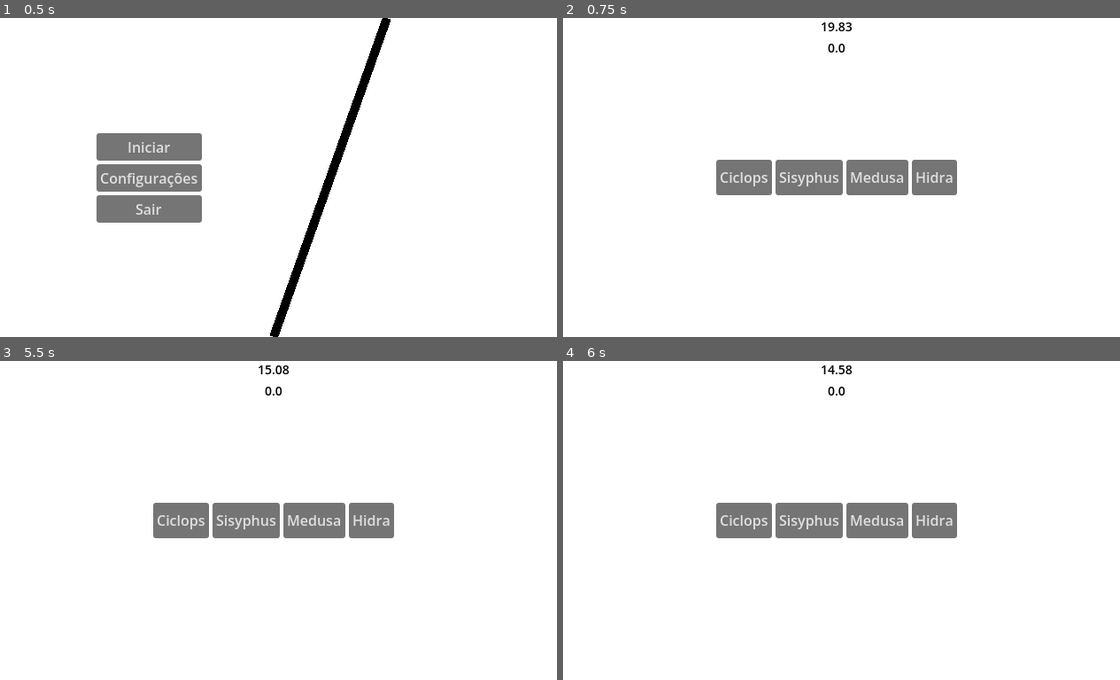
Above: before the commit, frames 1-4 (two rows, left to right).
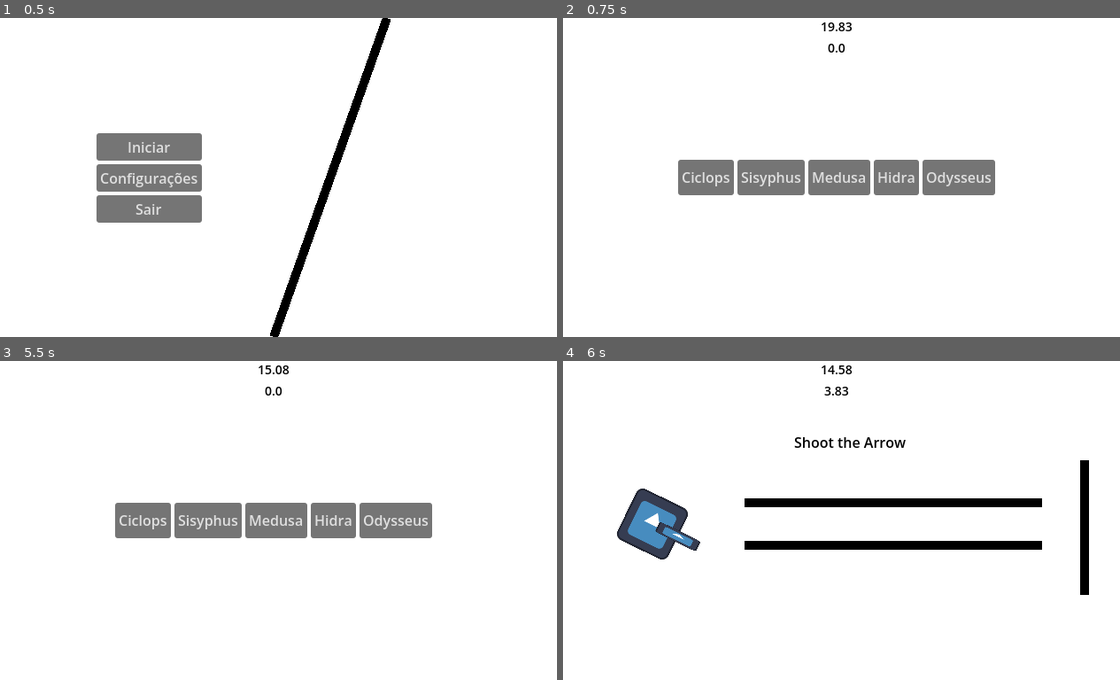
Above: after the commit, the same moments.

Repository: Magistratus-Studio/gmtk
Game: Godot game, scene res://Cenas/minigame_manager_scene.tscn
The game is run twice, just before and just after one commit, with the same random seed, the same clock (stepped at 60 frames per second) and the same inputs. The engine's default icon, where the game draws it, is replaced by a stand-in: a white triangle on a blue panel in a dark square.
Inputs (mouse positions are in pixels of both pictures, inside the frame that each line leads up to):
- Up to frame 1 (0.5 s): no input
- Up to frame 2 (0.75 s): click "Iniciar" at 0.5 s
- Up to frame 3 (5.5 s): click "Ciclops" at 1.25 s; click (272, 609) at 2 s; move the mouse to (401, 504) at 2.77 s; press the mouse at (401, 504) at 2.78 s; move the mouse to (161, 536) at 3.52 s; release the mouse at (161, 536) at 3.53 s; click (161, 536) at 3.6 s; move the mouse to (328, 450) at 4.27 s; press the mouse at (328, 450) at 4.28 s; move the mouse to (245, 584) at 5.02 s; release the mouse at (245, 584) at 5.03 s; click (245, 584) at 5.1 s
- Up to frame 4 (6 s): click (958, 520) at 5.75 s, where only the run after the commit has a clickable "Odysseus"

Frame 1 is identical in both runs. In frame 2, 2.8% of the frame differs, in the area x 20-78%, y 44-56%; in frame 3, 2.8%; in frame 4, 10%, in the area x 9-95%, y 8-74%.

Commit message:
feat: minigame arco de odisseu

Diff:
--- /dev/null
+++ b/gmtk/Cenas/Minijogos/Arco/arco_odisseu.gd
@@ -0,0 +1,46 @@
+extends MinigameBase
+
+@export var velocidade: float = 450.0
+@export var velocidade_angular: float = 2.5
+@export var odisseu: Sprite2D
+@export var flecha: Sprite2D
+@export var desafio: Node2D
+@export var limite_angular: int = 45
+
+var vitoria: bool = false
+var atirado: bool = false
+var direcao: Vector2 = Vector2.ZERO
+
+func iniciar() -> void:
+	super.iniciar()
+	vitoria = false
+
+func verificar_sucesso() -> bool:
+	if vitoria:
+		minigame_concluido.emit(true)
+		return true
+	minigame_concluido.emit(false)
+	return false
+
+func _process(delta: float) -> void:
+	if atirado:
+		flecha.global_position += direcao * velocidade * delta
+	else:
+		odisseu.rotate(velocidade_angular * delta)
+		flecha.rotate(velocidade_angular * delta)
+
+	if odisseu.rotation_degrees >= limite_angular or odisseu.rotation_degrees <= -limite_angular:
+		velocidade_angular *= -1.0
+
+func _input(event: InputEvent) -> void:
+	if event.is_action_pressed("clique_esquerdo") and not atirado:
+		atirado = true
+		direcao = Vector2.from_angle(odisseu.rotation)
+
+func _on_colisor_flecha_area_entered(area: Area2D) -> void:
+	if area.is_in_group("alvo"):
+		vitoria = true
+	set_process(false)
+
+func _on_visible_on_screen_notifier_2d_screen_exited() -> void:
+	set_process(false)
--- /dev/null
+++ b/gmtk/Cenas/Minijogos/Arco/arco_odisseu.tscn
@@ -0,0 +1,116 @@
+[gd_scene format=3 uid="uid://d3sot5xgqkdv8"]
+
+[ext_resource type="Script" uid="uid://dhl0adgqlv55h" path="res://Cenas/Minijogos/Arco/arco_odisseu.gd" id="1_e0rc7"]
+[ext_resource type="Texture2D" uid="uid://bc1ayuixxupfe" path="res://icon.svg" id="2_42602"]
+
+[sub_resource type="RectangleShape2D" id="RectangleShape2D_otrat"]
+size = Vector2(120.000015, 80.00012)
+
+[sub_resource type="LabelSettings" id="LabelSettings_ama0n"]
+font_color = Color(0, 0, 0, 1)
+
+[sub_resource type="SegmentShape2D" id="SegmentShape2D_otrat"]
+a = Vector2(600, 112)
+b = Vector2(600, 264)
+
+[sub_resource type="SegmentShape2D" id="SegmentShape2D_42602"]
+a = Vector2(216, 160)
+b = Vector2(552, 160)
+
+[sub_resource type="SegmentShape2D" id="SegmentShape2D_4mnnu"]
+a = Vector2(216, 208)
+b = Vector2(552, 208)
+
+[node name="ArcoOdisseu" type="Control" unique_id=1390438499 node_paths=PackedStringArray("odisseu", "flecha", "desafio")]
+layout_mode = 3
+anchors_preset = 15
+anchor_right = 1.0
+anchor_bottom = 1.0
+grow_horizontal = 2
+grow_vertical = 2
+script = ExtResource("1_e0rc7")
+odisseu = NodePath("Odisseu")
+flecha = NodePath("Flecha")
+desafio = NodePath("Desafio")
+metadata/_custom_type_script = "uid://brfp8a3wxvhfk"
+
+[node name="Fundo" type="ColorRect" parent="." unique_id=1421908001]
+layout_mode = 1
+anchors_preset = 15
+anchor_right = 1.0
+anchor_bottom = 1.0
+grow_horizontal = 2
+grow_vertical = 2
+
+[node name="Odisseu" type="Sprite2D" parent="." unique_id=1069948681]
+position = Vector2(112, 184)
+scale = Vector2(0.5, 0.5)
+texture = ExtResource("2_42602")
+
+[node name="Flecha" type="Sprite2D" parent="." unique_id=1680771823]
+position = Vector2(112, 184)
+scale = Vector2(0.4, 0.1)
+texture = ExtResource("2_42602")
+offset = Vector2(80, 0)
+
+[node name="VisibleOnScreenNotifier2D" type="VisibleOnScreenNotifier2D" parent="Flecha" unique_id=1705163677]
+scale = Vector2(0.99999994, 0.99999994)
+
+[node name="ColisorFlecha" type="Area2D" parent="Flecha" unique_id=1428749366]
+position = Vector2(79.99999, 0)
+collision_mask = 6
+
+[node name="CollisionShape2D" type="CollisionShape2D" parent="Flecha/ColisorFlecha" unique_id=762438496]
+scale = Vector2(0.99999934, 0.99999934)
+shape = SubResource("RectangleShape2D_otrat")
+
+[node name="Titulo" type="Label" parent="." unique_id=1171573180]
+layout_mode = 1
+anchors_preset = -1
+anchor_left = 0.425
+anchor_top = 0.22200002
+anchor_right = 0.59106255
+anchor_bottom = 0.28622222
+offset_top = 0.0799942
+offset_right = -0.2800293
+offset_bottom = -0.040000916
+text = "Shoot the Arrow"
+label_settings = SubResource("LabelSettings_ama0n")
+metadata/_edit_use_anchors_ = true
+
+[node name="Desafio" type="Node2D" parent="." unique_id=1778881472]
+
+[node name="Alvo" type="Line2D" parent="Desafio" unique_id=737125854]
+points = PackedVector2Array(600, 112, 600, 264)
+default_color = Color(0, 0, 0, 1)
+
+[node name="ColisorAlvo" type="Area2D" parent="Desafio/Alvo" unique_id=83316192 groups=["alvo"]]
+collision_layer = 2
+
+[node name="CollisionShape2D" type="CollisionShape2D" parent="Desafio/Alvo/ColisorAlvo" unique_id=1035562061]
+shape = SubResource("SegmentShape2D_otrat")
+
+[node name="Parede" type="Line2D" parent="Desafio" unique_id=451402294]
+points = PackedVector2Array(216, 160, 552, 160)
+default_color = Color(0, 0, 0, 1)
+
+[node name="ColisorParede" type="Area2D" parent="Desafio/Parede" unique_id=967631577]
+collision_layer = 2
+collision_mask = 4
+
+[node name="CollisionShape2D" type="CollisionShape2D" parent="Desafio/Parede/ColisorParede" unique_id=259400602]
+shape = SubResource("SegmentShape2D_42602")
+
+[node name="Parede2" type="Line2D" parent="Desafio" unique_id=1597012251]
+points = PackedVector2Array(216, 208, 552, 208)
+default_color = Color(0, 0, 0, 1)
+
+[node name="ColisorParede" type="Area2D" parent="Desafio/Parede2" unique_id=718740446]
+collision_layer = 2
+collision_mask = 4
+
+[node name="CollisionShape2D" type="CollisionShape2D" parent="Desafio/Parede2/ColisorParede" unique_id=802611415]
+shape = SubResource("SegmentShape2D_4mnnu")
+
+[connection signal="screen_exited" from="Flecha/VisibleOnScreenNotifier2D" to="." method="_on_visible_on_screen_notifier_2d_screen_exited"]
+[connection signal="area_entered" from="Flecha/ColisorFlecha" to="." method="_on_colisor_flecha_area_entered"]
--- a/gmtk/Cenas/Minijogos/Ciclope/ciclope.gd
+++ b/gmtk/Cenas/Minijogos/Ciclope/ciclope.gd
@@ -9,9 +9,6 @@
 var vitoria: bool = false
 var velocidade: float = 0.3
 var tween: Tween
-
-#func _ready() -> void:
-	#caminho_lanca.progress_ratio = 0.15
 
 func iniciar() -> void:
 	super.iniciar()
--- a/gmtk/Cenas/seletor_caminho.tscn
+++ b/gmtk/Cenas/seletor_caminho.tscn
@@ -5,6 +5,7 @@
 [ext_resource type="PackedScene" uid="uid://d1qeky4720sqw" path="res://Cenas/Minijogos/Sisifo/Sisifo.tscn" id="3_nc73i"]
 [ext_resource type="PackedScene" uid="uid://d2yt5lwvfw3uh" path="res://Cenas/Minijogos/Medusa/Medusa.tscn" id="4_hej73"]
 [ext_resource type="PackedScene" uid="uid://bjculms3pwg2t" path="res://Cenas/Minijogos/Hidra/hidra.tscn" id="5_y1mm1"]
+[ext_resource type="PackedScene" uid="uid://d3sot5xgqkdv8" path="res://Cenas/Minijogos/Arco/arco_odisseu.tscn" id="6_ipbtg"]
 
 [node name="SeletorCaminho" type="Control" unique_id=188329596 groups=["seletor"]]
 layout_mode = 3
@@ -18,6 +19,7 @@
 ciclope = ExtResource("3_hej73")
 medusa = ExtResource("4_hej73")
 hidra = ExtResource("5_y1mm1")
+odisseu = ExtResource("6_ipbtg")
 
 [node name="Fundo" type="ColorRect" parent="." unique_id=155421700]
 layout_mode = 1
@@ -57,8 +59,13 @@
 layout_mode = 2
 text = "Hidra"
 
+[node name="Button5" type="Button" parent="HBoxContainer" unique_id=565256914]
+layout_mode = 2
+text = "Odysseus"
+
 [connection signal="tree_exited" from="." to="." method="_on_tree_exited"]
 [connection signal="pressed" from="HBoxContainer/Button" to="." method="_on_button_pressed"]
 [connection signal="pressed" from="HBoxContainer/Button2" to="." method="_on_button_2_pressed"]
 [connection signal="pressed" from="HBoxContainer/Button3" to="." method="_on_button_3_pressed"]
 [connection signal="pressed" from="HBoxContainer/Button4" to="." method="_on_button_4_pressed"]
+[connection signal="pressed" from="HBoxContainer/Button5" to="." method="_on_button_5_pressed"]
--- a/gmtk/Scripts/seletor_caminho.gd
+++ b/gmtk/Scripts/seletor_caminho.gd
@@ -5,6 +5,7 @@
 @export var ciclope: PackedScene
 @export var medusa: PackedScene
 @export var hidra: PackedScene
+@export var odisseu: PackedScene
 
 func _on_button_2_pressed() -> void:
 	minigame_selecionado.emit(sisifus)
@@ -17,3 +18,6 @@
 
 func _on_button_4_pressed() -> void:
 	minigame_selecionado.emit(hidra)
+
+func _on_button_5_pressed() -> void:
+	minigame_selecionado.emit(odisseu)
--- a/gmtk/project.godot
+++ b/gmtk/project.godot
@@ -28,6 +28,15 @@
 minigame="minigame atualmente carregado"
 seletor=""
 disparos=""
+alvo=""
+
+[input]
+
+clique_esquerdo={
+"deadzone": 0.2,
+"events": [Object(InputEventMouseButton,"resource_local_to_scene":false,"resource_name":"","device":-1,"window_id":0,"alt_pressed":false,"shift_pressed":false,"ctrl_pressed":false,"meta_pressed":false,"button_mask":0,"position":Vector2(0, 0),"global_position":Vector2(0, 0),"factor":1.0,"button_index":1,"canceled":false,"pressed":false,"double_click":false,"script":null)
+]
+}
 
 [physics]
 
Not shown, added: gmtk/Cenas/Minijogos/Arco/arco_odisseu.gd.uid
